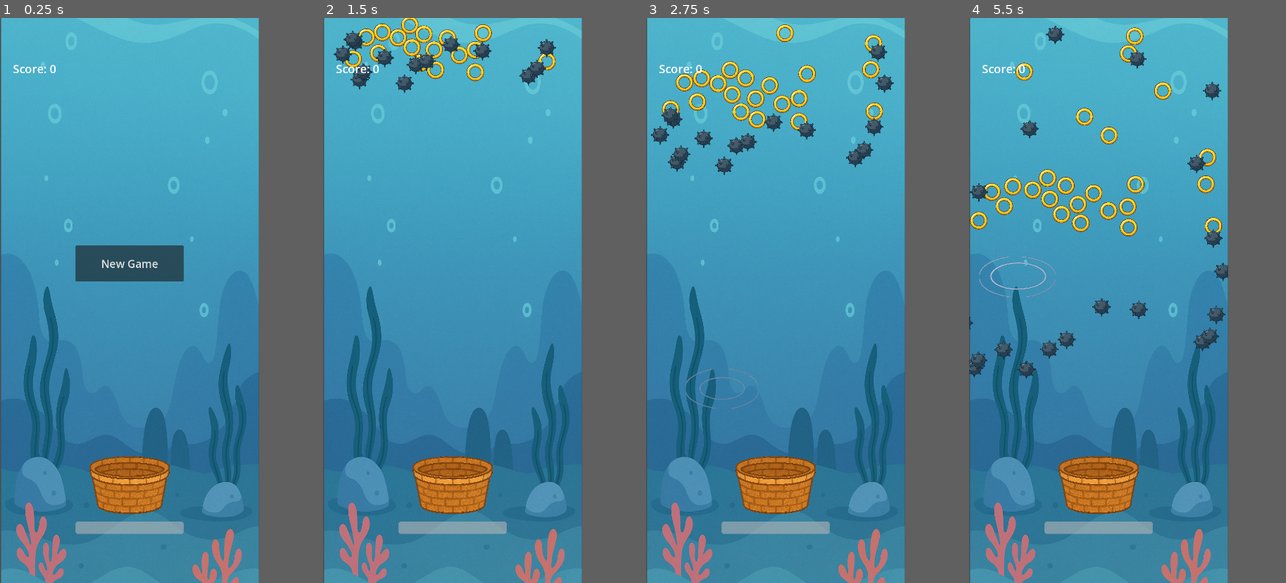
Above: before the commit, frames 1-4 (left to right).
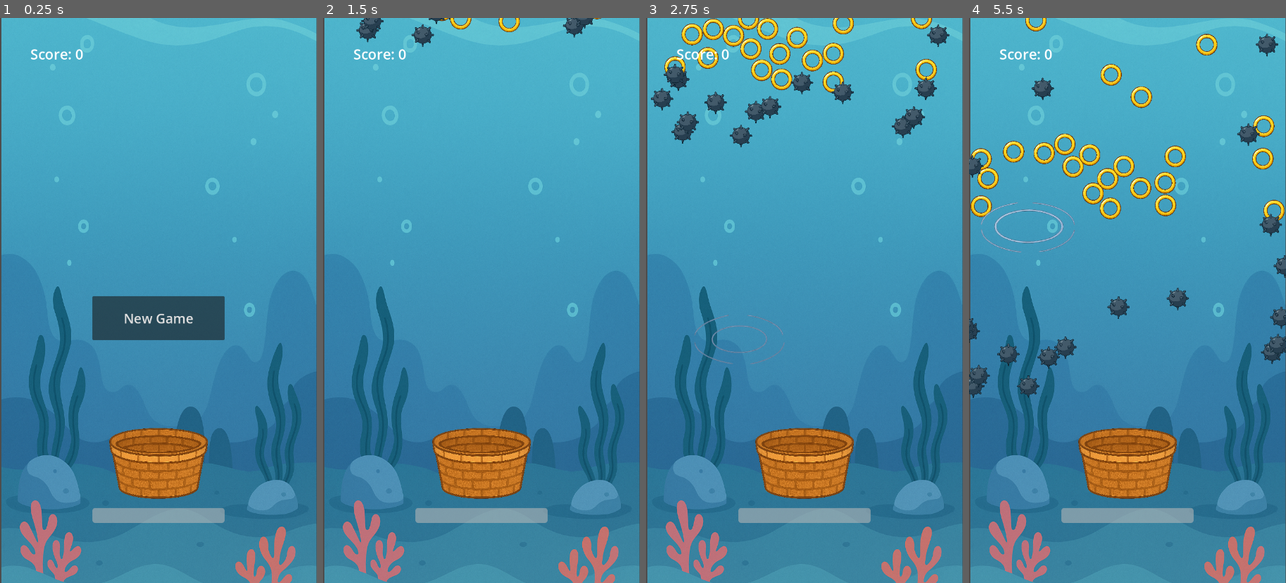
Above: after the commit, the same moments.

Repository: ericso/aqua-launch
Game: Godot game, scene res://main/main.tscn
Same seed, same stepped clock (60 frames per second), same inputs: the game is played once before the commit and once after it.
Inputs (mouse positions are in pixels of both pictures, inside the frame that each line leads up to):
- Up to frame 1 (0.25 s): no input
- Up to frame 2 (1.5 s): click "New Game" at 0.5 s; move the mouse to (510, 272) at 1.27 s; click (510, 272) at 1.42 s
- Up to frame 3 (2.75 s): move the mouse to (725, 328) at 2.02 s; click (725, 328) at 2.17 s
- Up to frame 4 (5.5 s): move the mouse to (1124, 176) at 2.77 s; click (1124, 176) at 2.92 s; move the mouse to (1086, 413) at 3.52 s; click (1086, 413) at 3.67 s; move the mouse to (1175, 385) at 4.27 s; click (1175, 385) at 4.42 s; move the mouse to (1019, 215) at 5.02 s; click (1019, 215) at 5.17 s
In our replay, the window is 368x800 before the commit and 450x800 after it. These sizes can differ from the game's own. Grey fills any space a smaller window leaves; there, only what the larger window draws over its background counts as a difference.

The runs differ from the first frame. In frame 1, 31% of the frame differs, in the area x 0-100%, y 0-100%; in frame 2, 29%; in frame 3, 33%; in frame 4, 34%.

Commit message:
revert screen aspect modification, icon and splash screen images

Diff:
--- a/main/main.tscn
+++ b/main/main.tscn
@@ -25,7 +25,7 @@
 
 [node name="Background" type="Sprite2D" parent="."]
 position = Vector2(361, 638.5)
-scale = Vector2(0.7, 1.05)
+scale = Vector2(0.7, 0.85)
 texture = ExtResource("1_ig7tw")
 
 [node name="Walls" type="Node2D" parent="."]
@@ -45,10 +45,10 @@
 [node name="UI" type="CanvasLayer" parent="."]
 
 [node name="Score" type="Label" parent="UI"]
-offset_left = 36.0
-offset_top = 118.0
-offset_right = 160.0
-offset_bottom = 180.0
+offset_left = 69.0
+offset_top = 59.0
+offset_right = 193.0
+offset_bottom = 121.0
 text = "Score: 0"
 label_settings = SubResource("LabelSettings_0xm2m")
 
--- a/project.godot
+++ b/project.godot
@@ -13,7 +13,10 @@
 config/name="Aqua Launch"
 run/main_scene="res://main/main.tscn"
 config/features=PackedStringArray("4.4", "Mobile")
-config/icon="res://icon.svg"
+boot_splash/show_image=false
+boot_splash/use_filter=false
+boot_splash/image="uid://ofxp5npomkp6"
+config/icon="uid://co6w30xv6n5t8"
 
 [autoload]
 
@@ -22,7 +25,7 @@
 [display]
 
 window/size/viewport_width=720
-window/size/viewport_height=1565
+window/size/viewport_height=1280
 window/size/always_on_top=true
 window/stretch/mode="viewport"
 
Binary file added: assets/images/boot-splash.png
Not shown, changed: assets/images/boot-splash.png.import
Renamed: icon.png -> assets/images/icon.png
Not shown, added: assets/images/icon.png.import
